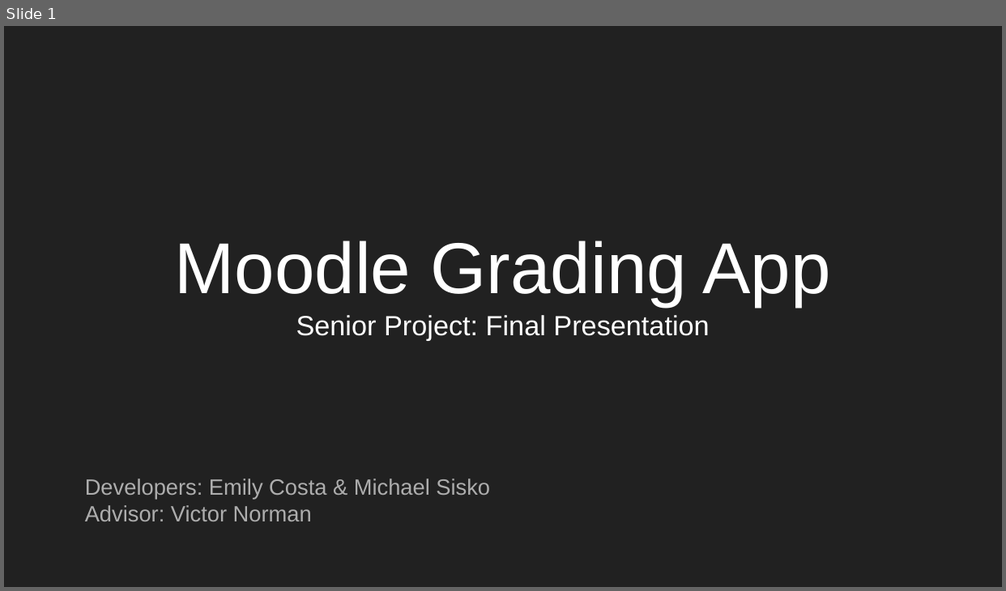
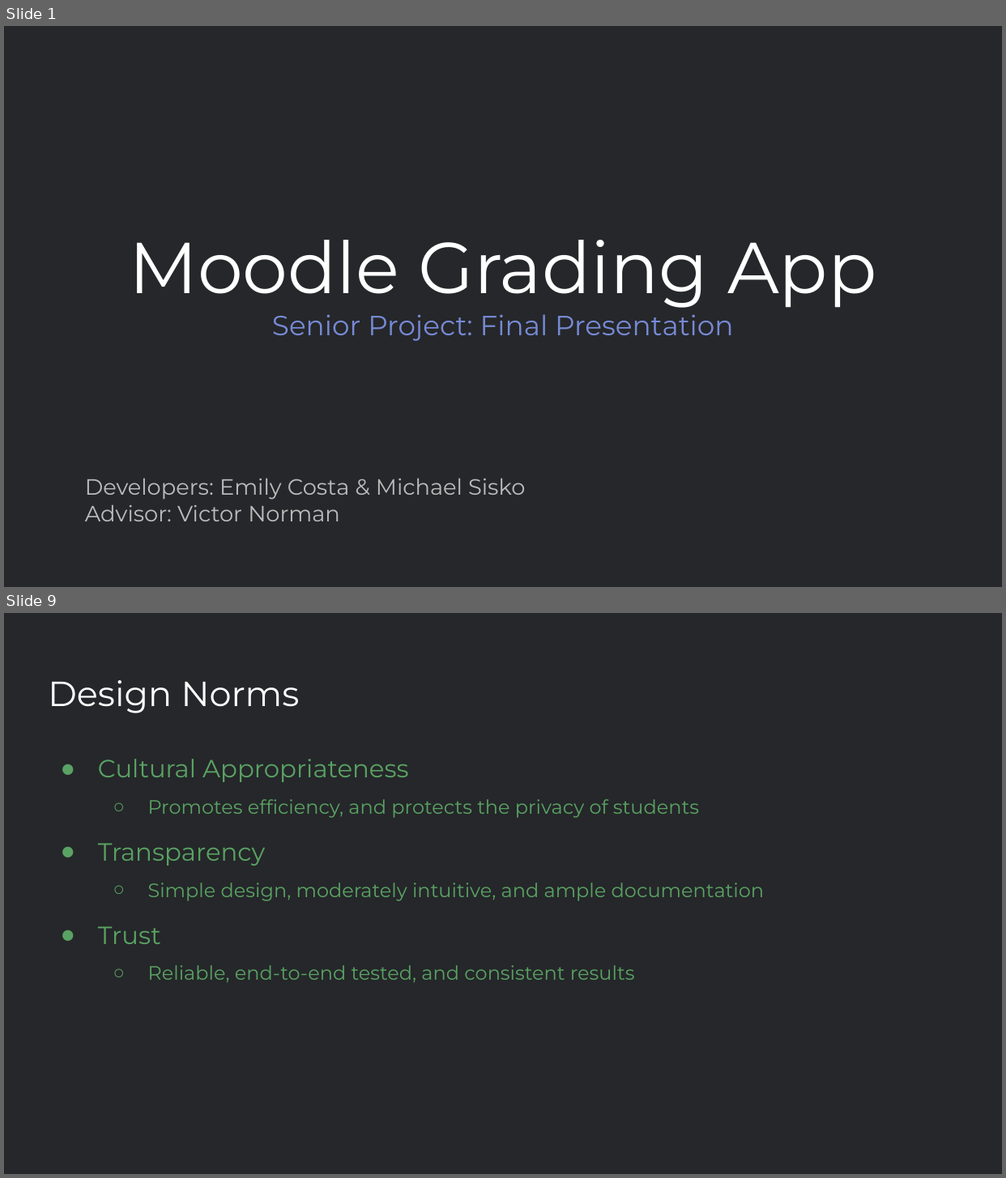
Before and after one commit to MoodleGradingApp/MoodleGradingApp, a slide deck: assets/presentation.pptx. Shown one above the other, each under a label of ours: slide 1 before the commit, slides 1 and 9 after it; the slides between them are not shown. The pictures are 1006x591 and 1006x1178 pixels, drawn with LibreOffice and Linux fonts; fonts in the diff are those of the drawing. Boxes give left, top, right and bottom in pixels: in the first picture for what was removed or moved away, otherwise in the second. Text is boxed around its words. In the diff, an @@ line names an element or a change of style, - is before the commit and + after.

```diff
--- a/assets/presentation.pptx
+++ b/assets/presentation.pptx
@@ slide 9 added at [4, 613, 1002, 1174], background #25272A @@
@@ title added at [48, 680, 300, 713], 25.2 pt, text #FFFFFF @@
+Design Norms
@@ text added at [98, 759, 764, 983], 14 pt, text #5AA263 @@
+● Cultural Appropriateness
+  ○ Promotes efficiency, and protects the privacy of students
+● Transparency
+  ○ Simple design, moderately intuitive, and ample documentation
+● Trust
+  ○ Reliable, end-to-end tested, and consistent results
@@ slide 1 changed as well @@
@@ background #212121 to #25272A @@
@@ title "Moodle Grading App" at [129, 240, 876, 341]: font Arial to Montserrat; text colour #FFFFFF to #778AD5 in "Senior Project: Final Presentation" @@
@@ subtitle "Developers: Emily Costa & Michael ..." at [85, 478, 525, 522]: font Arial to Montserrat, text colour #ADADAD to #BBBBBB @@
```
Also in this commit, not shown: 8 other slides added, 1 other file.
